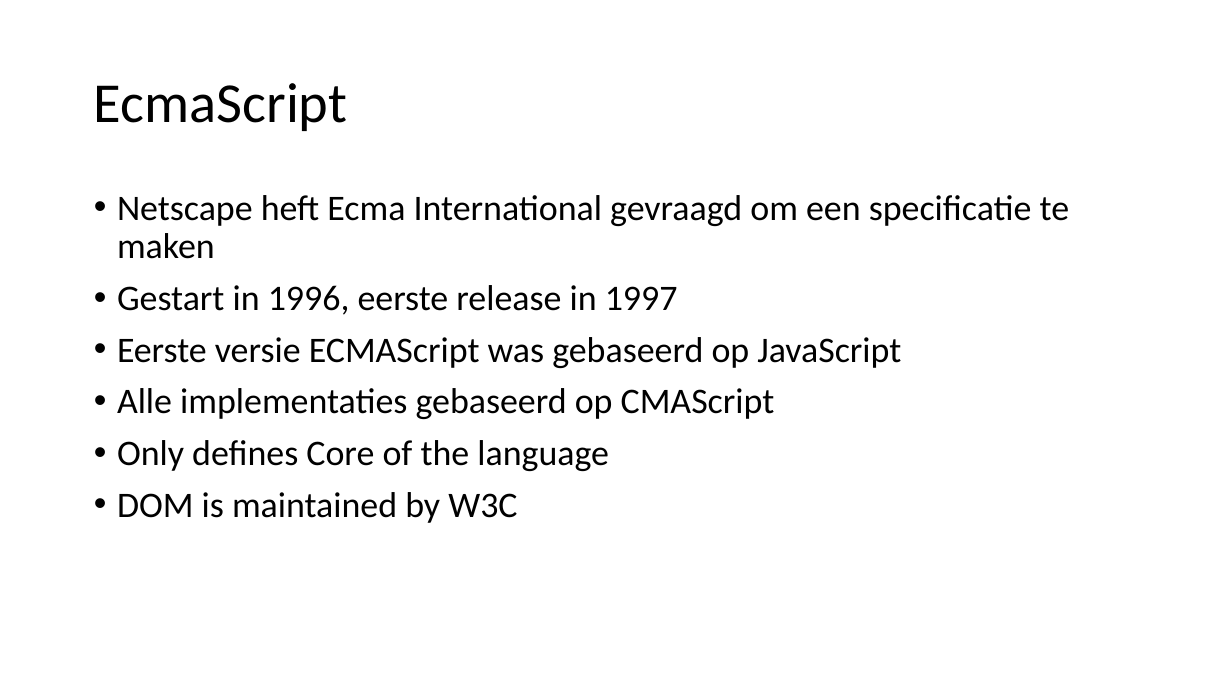
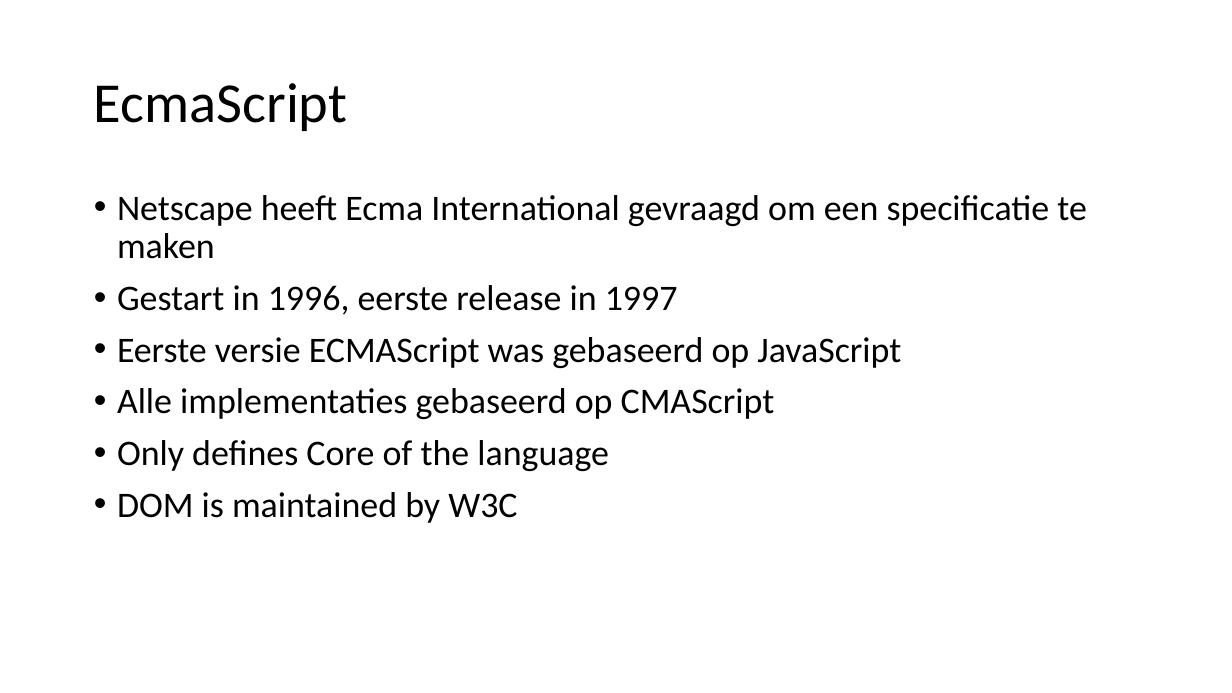
Before and after one commit to petereijgermans11/frontend-cursus, a slide deck: slide 6 of frontend-cursus/ 7 - TypeScript workshop.pptx (slide 5 before the commit). Drawn at 1232x693 pixels with LibreOffice and Linux fonts; fonts in the diff are those of the drawing. Boxes give left, top, right and bottom in pixels: in the first picture for what was removed or moved away, otherwise in the second. Text is boxed around its words. In the diff, an @@ line names an element or a change of style, - is before the commit and + after.

```diff
--- a/frontend-cursus/ 7 - TypeScript workshop.pptx
+++ b/frontend-cursus/ 7 - TypeScript workshop.pptx
@@ text at [117,195,1087,259]: text changed @@
-• Netscape heft Ecma International gevraagd om een specificatie te maken
+• Netscape heeft Ecma International gevraagd om een specificatie te maken
```
Also in this commit, not shown: 1 other slide changed, 1 slide added, 2 other files.
